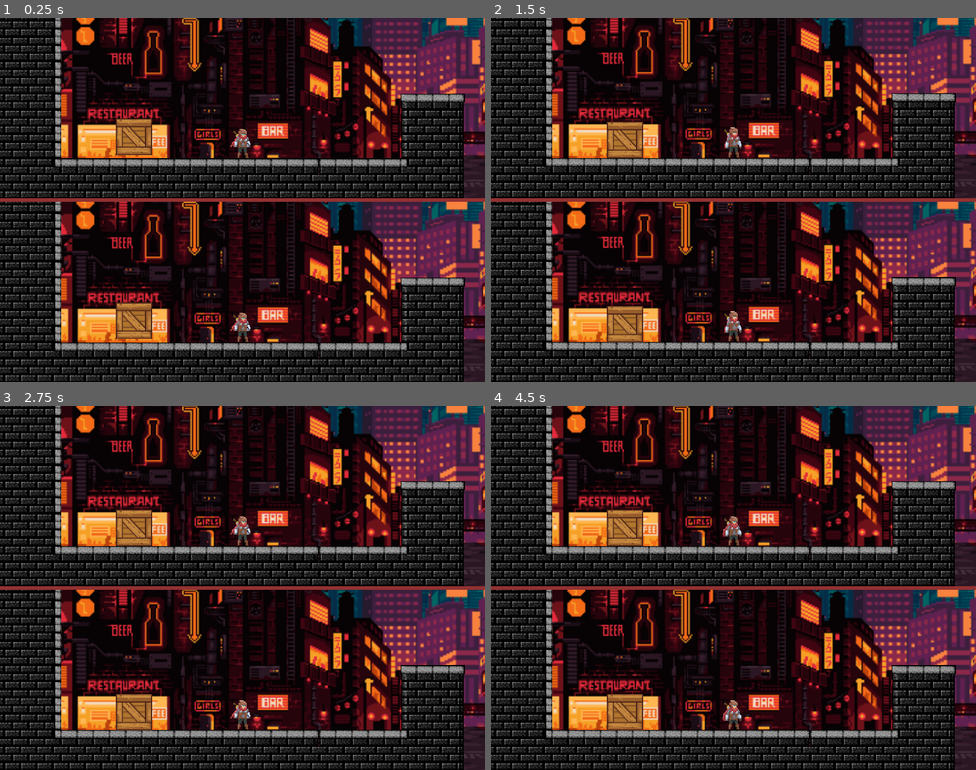
Above: before the commit, frames 1-4 (two rows, left to right).
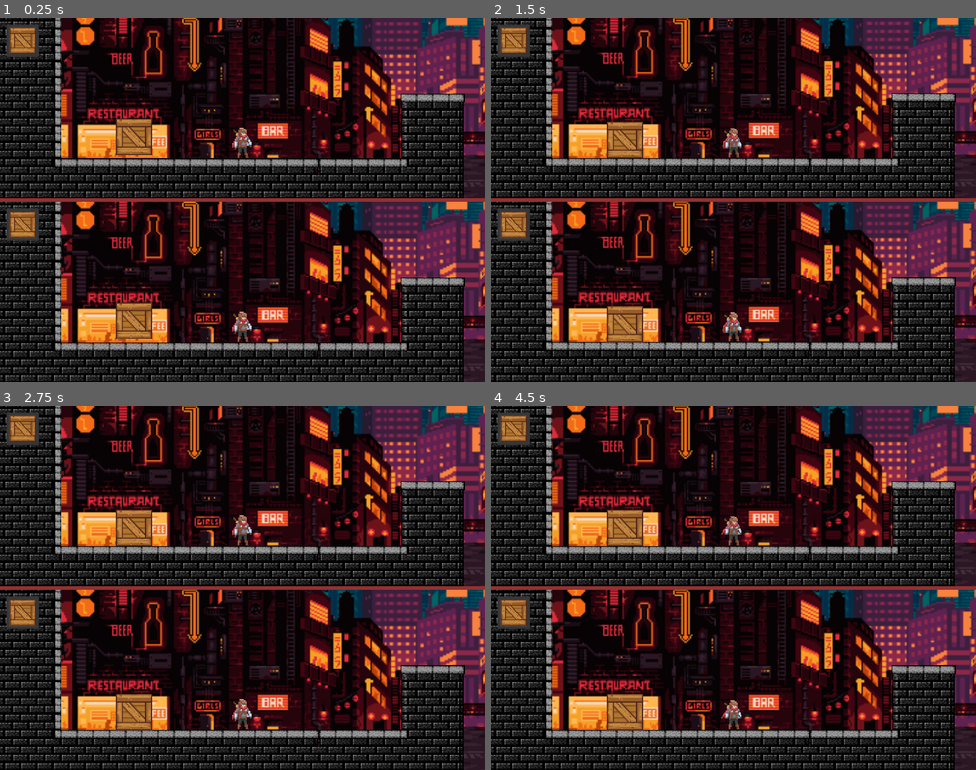
Above: after the commit, the same moments.

Repository: J-Vernay/wonderjam-hiver2021
Game: Godot game, scene res://TestZone/MainScene.tscn
Same seed, same stepped clock (60 frames per second), same inputs: the game is played once before the commit and once after it. The engine's default icon, where the game draws it, is replaced by a stand-in: a white triangle on a blue panel in a dark square.
Inputs:
- Up to frame 1 (0.25 s): no input
- Up to frame 2 (1.5 s): no input
- Up to frame 3 (2.75 s): no input
- Up to frame 4 (4.5 s): no input

The runs differ from the first frame. In frame 1, 1.2% of the frame differs, in the area x 1-52%, y 1-89%; in frame 2, 1.3%, in the area x 1-52%, y 1-88%; in frame 3, 1.2%; in frame 4, 1.2%.

Commit message:
Un système d'item

Diff:
--- /dev/null
+++ b/TestZone/HUD.gd
@@ -0,0 +1,16 @@
+extends CanvasLayer
+
+
+export(Array, Texture) var itemsTexture
+
+func setTexture(object):
+	var index = -1
+	if(object == "Boost"):
+		index = 0
+	elif(object == "Boxes"):
+		index = 1
+
+	if(index == -1 || index >= itemsTexture.size()):
+		$TextureRect.texture = null
+		return
+	$TextureRect.texture = itemsTexture[index]
--- a/TestZone/MainScene.tscn
+++ b/TestZone/MainScene.tscn
@@ -33,6 +33,7 @@
 render_target_update_mode = 3
 
 [node name="Level1" parent="VBoxContainer/ViewportContainer/Viewport1" instance=ExtResource( 2 )]
+otherWorld = NodePath("../../../ViewportContainer2/Viewport2/Level1")
 
 [node name="ViewportContainer2" type="ViewportContainer" parent="VBoxContainer"]
 margin_top = 455.0
@@ -48,3 +49,4 @@
 
 [node name="Level1" parent="VBoxContainer/ViewportContainer2/Viewport2" instance=ExtResource( 2 )]
 playerNumber = 2
+otherWorld = NodePath("../../../ViewportContainer/Viewport1/Level1")
--- a/TestZone/Player.gd
+++ b/TestZone/Player.gd
@@ -1,12 +1,15 @@
 extends KinematicBody2D
 
 export var controlMode = 1 # Can be 1 or 2 if player 1 or 2
+var world
+var myBonus
+var HUD
 
 const VECTOR_UP = Vector2(0, -1)
 const SNAPVECTOR = Vector2(0, 10)
-const MAXSPEED = 400
+var MAXSPEED = 400
 const FRICTION = 0.8
-const ACCELERATION = 70
+var ACCELERATION = 70
 const AIRCONTROLRATIO = 0.2
 const GRAVITY = 600
 const JUMPFORCE = 300
@@ -35,6 +38,8 @@
 
 func _ready():
 	velocity = Vector2(0, 0)
+	world = get_parent()
+	HUD = $HUD
 
 
 var state = States.Idle
@@ -72,6 +77,12 @@
 					lastBox = null
 					setState(States.Cast)
 			lastBoxes = []
+		ObjectProcess(delta)
+
+		if(myBonus == null):
+			var allBonuses = ["Boost", "Boxes"]
+			myBonus = allBonuses[rand_range(0, allBonuses.size())]
+			HUD.setTexture(myBonus)
 
 func DoCustomMove(do_snap):
 	velocity = move_and_slide_with_snap(velocity, int(do_snap)*SNAPVECTOR, VECTOR_UP, true, 4, deg2rad(60), false)
@@ -284,6 +295,47 @@
 
 func getMyInput(name : String):
 	return name + str(controlMode)
+
+
+var objectTimer = 0
+var objectDuration = -1
+var lastObjectUsed
+func applyObject(object):
+	removeObject()
+	if(object == "Boost"):
+		ACCELERATION *= 2
+		MAXSPEED *= 2
+		lastObjectUsed = object
+		objectTimer = 0
+		objectDuration = 5
+
+
+func ObjectProcess(delta):
+	if(objectTimer < objectDuration):
+		objectTimer += delta
+		if(objectTimer >= objectDuration):
+			removeObject()
+	if Input.is_action_just_pressed(getMyInput("Bonus")):
+		UseObject()
+
+
+func UseObject():
+	if(myBonus == null):
+		return
+	world.applyObject(myBonus)
+	HUD.setTexture(null)
+	myBonus = null
+
+
+func removeObject():
+	objectDuration = -1
+	if(lastObjectUsed == null):
+		return
+	if(lastObjectUsed == "Boost"):
+		ACCELERATION /= 2
+		MAXSPEED /= 2
+
+	lastObjectUsed = null
 
 
 var lastBoxes = []
--- a/TestZone/Player.tscn
+++ b/TestZone/Player.tscn
@@ -28,8 +28,12 @@
 [ext_resource path="res://Graphics/Adventurer-1.5/Individual Sprites/adventurer-cast-02.png" type="Texture" id=26]
 [ext_resource path="res://Graphics/Adventurer-1.5/Individual Sprites/adventurer-fall-00.png" type="Texture" id=27]
 [ext_resource path="res://Graphics/Adventurer-1.5/Individual Sprites/adventurer-fall-01.png" type="Texture" id=28]
+[ext_resource path="res://TestZone/HUD.gd" type="Script" id=29]
 [ext_resource path="res://Graphics/Adventurer-1.5/Individual Sprites/adventurer-jump-03.png" type="Texture" id=30]
+[ext_resource path="res://icon.png" type="Texture" id=31]
 [ext_resource path="res://Graphics/Adventurer-1.5/Individual Sprites/adventurer-jump-02.png" type="Texture" id=32]
+[ext_resource path="res://Graphics/box animation/Animation/00.png" type="Texture" id=33]
+[ext_resource path="res://Graphics/kisspng-snowflake-schema-snowflakes-5abb1b5dac6811.8333291915222116777062.png" type="Texture" id=34]
 
 [sub_resource type="SpriteFrames" id=1]
 animations = [ {
@@ -43,15 +47,15 @@
 "name": "Idle",
 "speed": 5.0
 }, {
+"frames": [ ExtResource( 32 ), ExtResource( 30 ) ],
+"loop": true,
+"name": "Jump",
+"speed": 8.0
+}, {
 "frames": [ ExtResource( 24 ), ExtResource( 25 ), ExtResource( 26 ), ExtResource( 23 ), ExtResource( 18 ), ExtResource( 16 ), ExtResource( 21 ) ],
 "loop": false,
 "name": "Cast",
 "speed": 20.0
-}, {
-"frames": [ ExtResource( 32 ), ExtResource( 30 ) ],
-"loop": true,
-"name": "Jump",
-"speed": 8.0
 }, {
 "frames": [ ExtResource( 27 ), ExtResource( 28 ) ],
 "loop": true,
@@ -77,6 +81,18 @@
 radius = 16.0
 height = 28.0
 
+[sub_resource type="StyleBoxFlat" id=4]
+bg_color = Color( 0.898039, 0.831373, 0.831373, 0.321569 )
+border_width_left = 8
+border_width_top = 8
+border_width_right = 8
+border_width_bottom = 8
+border_color = Color( 0.211765, 0.211765, 0.211765, 1 )
+corner_radius_top_left = 2
+corner_radius_top_right = 2
+corner_radius_bottom_right = 2
+corner_radius_bottom_left = 2
+
 [node name="Player" type="KinematicBody2D"]
 collision_mask = 11
 script = ExtResource( 2 )
@@ -86,7 +102,7 @@
 scale = Vector2( 3, 3 )
 frames = SubResource( 1 )
 animation = "Idle"
-frame = 2
+frame = 1
 playing = true
 
 [node name="CollisionShape2D" type="CollisionShape2D" parent="."]
@@ -117,5 +133,30 @@
 [node name="CollisionShape2D" type="CollisionShape2D" parent="ImpulseZone"]
 shape = SubResource( 3 )
 disabled = true
+
+[node name="HUD" type="CanvasLayer" parent="."]
+script = ExtResource( 29 )
+itemsTexture = [ ExtResource( 34 ), ExtResource( 33 ) ]
+
+[node name="Panel" type="Panel" parent="HUD"]
+margin_left = 16.0
+margin_top = 16.0
+margin_right = 96.0
+margin_bottom = 96.0
+custom_styles/panel = SubResource( 4 )
+__meta__ = {
+"_edit_use_anchors_": false
+}
+
+[node name="TextureRect" type="TextureRect" parent="HUD"]
+margin_left = 24.0
+margin_top = 24.0
+margin_right = 88.0
+margin_bottom = 88.0
+texture = ExtResource( 31 )
+expand = true
+__meta__ = {
+"_edit_use_anchors_": false
+}
 [connection signal="animation_finished" from="AnimatedSprite" to="." method="_on_AnimatedSprite_animation_finished"]
 [connection signal="body_entered" from="ImpulseZone" to="." method="_on_ImpulseZone_body_entered"]
--- a/TestZone/World.gd
+++ b/TestZone/World.gd
@@ -2,6 +2,39 @@
 
 
 export var playerNumber = 1
+export(NodePath) var otherWorld
+var Box = preload("res://TestZone/Debris.tscn")
+
+var player : KinematicBody2D
+
+enum Objects{
+	Boost, Boxes, Thunder
+}
 
 func _ready():
-	$Player.controlMode = playerNumber
+	player = $Player
+	player.controlMode = playerNumber
+
+
+func applyObject(object):
+	match(object):
+		"Boost":
+			player.applyObject(object)
+		"Boxes":
+			if(otherWorld):
+				get_node(otherWorld).receiveObject(Objects.Boxes)
+		"Thunder":
+			if(otherWorld):
+				get_node(otherWorld).receiveObject(Objects.Thunder)
+
+
+func receiveObject(object):
+	match(object):
+		Objects.Boxes:
+			for i in range(5):
+				var box = Box.instance()
+				box.setScale(rand_range(0.8, 2), rand_range(0.8, 2))
+				box.global_position = player.global_position + Vector2(50 + rand_range(-20, +20), -50 + rand_range(-20, 20))
+				$AllDebris.add_child(box)
+		Objects.Thunder:
+			player.applyObject("Thunder")
--- a/project.godot
+++ b/project.godot
@@ -103,15 +103,27 @@
 Activate1={
 "deadzone": 0.5,
 "events": [ Object(InputEventKey,"resource_local_to_scene":false,"resource_name":"","device":0,"alt":false,"shift":false,"control":false,"meta":false,"command":false,"pressed":false,"scancode":65,"unicode":0,"echo":false,"script":null)
-, Object(InputEventJoypadMotion,"resource_local_to_scene":false,"resource_name":"","device":1,"axis":6,"axis_value":1.0,"script":null)
+, Object(InputEventJoypadMotion,"resource_local_to_scene":false,"resource_name":"","device":1,"axis":7,"axis_value":1.0,"script":null)
 , Object(InputEventJoypadButton,"resource_local_to_scene":false,"resource_name":"","device":1,"button_index":3,"pressure":0.0,"pressed":false,"script":null)
  ]
 }
 Activate2={
 "deadzone": 0.5,
 "events": [ Object(InputEventKey,"resource_local_to_scene":false,"resource_name":"","device":0,"alt":false,"shift":false,"control":false,"meta":false,"command":false,"pressed":false,"scancode":16777353,"unicode":0,"echo":false,"script":null)
+, Object(InputEventJoypadMotion,"resource_local_to_scene":false,"resource_name":"","device":0,"axis":7,"axis_value":1.0,"script":null)
+, Object(InputEventJoypadButton,"resource_local_to_scene":false,"resource_name":"","device":0,"button_index":3,"pressure":0.0,"pressed":false,"script":null)
+ ]
+}
+Bonus1={
+"deadzone": 0.5,
+"events": [ Object(InputEventKey,"resource_local_to_scene":false,"resource_name":"","device":0,"alt":false,"shift":false,"control":false,"meta":false,"command":false,"pressed":false,"scancode":74,"unicode":0,"echo":false,"script":null)
+, Object(InputEventJoypadMotion,"resource_local_to_scene":false,"resource_name":"","device":1,"axis":6,"axis_value":1.0,"script":null)
+ ]
+}
+Bonus2={
+"deadzone": 0.5,
+"events": [ Object(InputEventKey,"resource_local_to_scene":false,"resource_name":"","device":0,"alt":false,"shift":false,"control":false,"meta":false,"command":false,"pressed":false,"scancode":16777354,"unicode":0,"echo":false,"script":null)
 , Object(InputEventJoypadMotion,"resource_local_to_scene":false,"resource_name":"","device":0,"axis":6,"axis_value":1.0,"script":null)
-, Object(InputEventJoypadButton,"resource_local_to_scene":false,"resource_name":"","device":0,"button_index":3,"pressure":0.0,"pressed":false,"script":null)
  ]
 }
 
Not shown: 1 places in Levels/Level1.tscn that only renumber resources
Not shown: 1 places in TestZone/Player.tscn that only renumber resources
